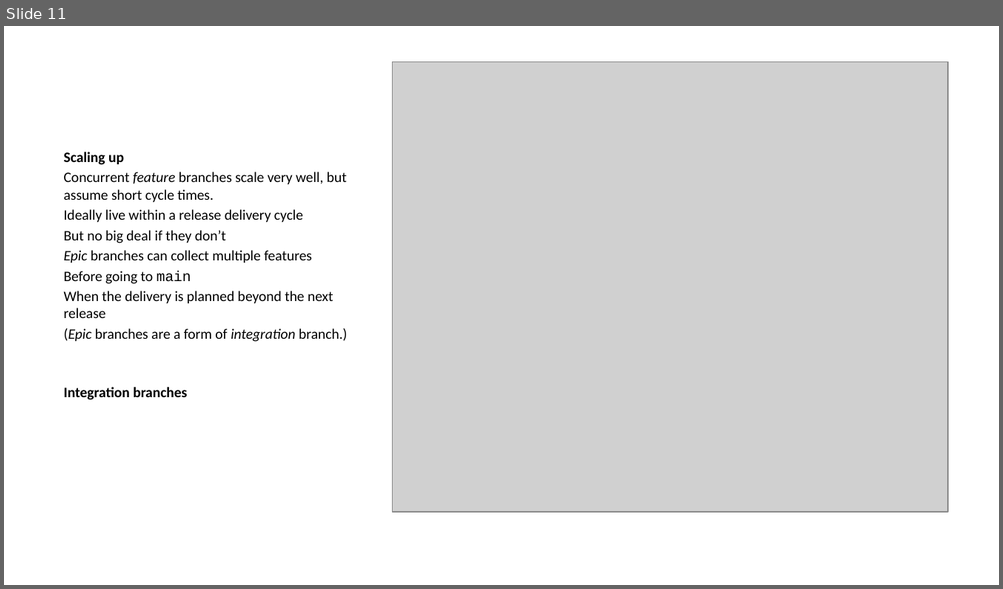
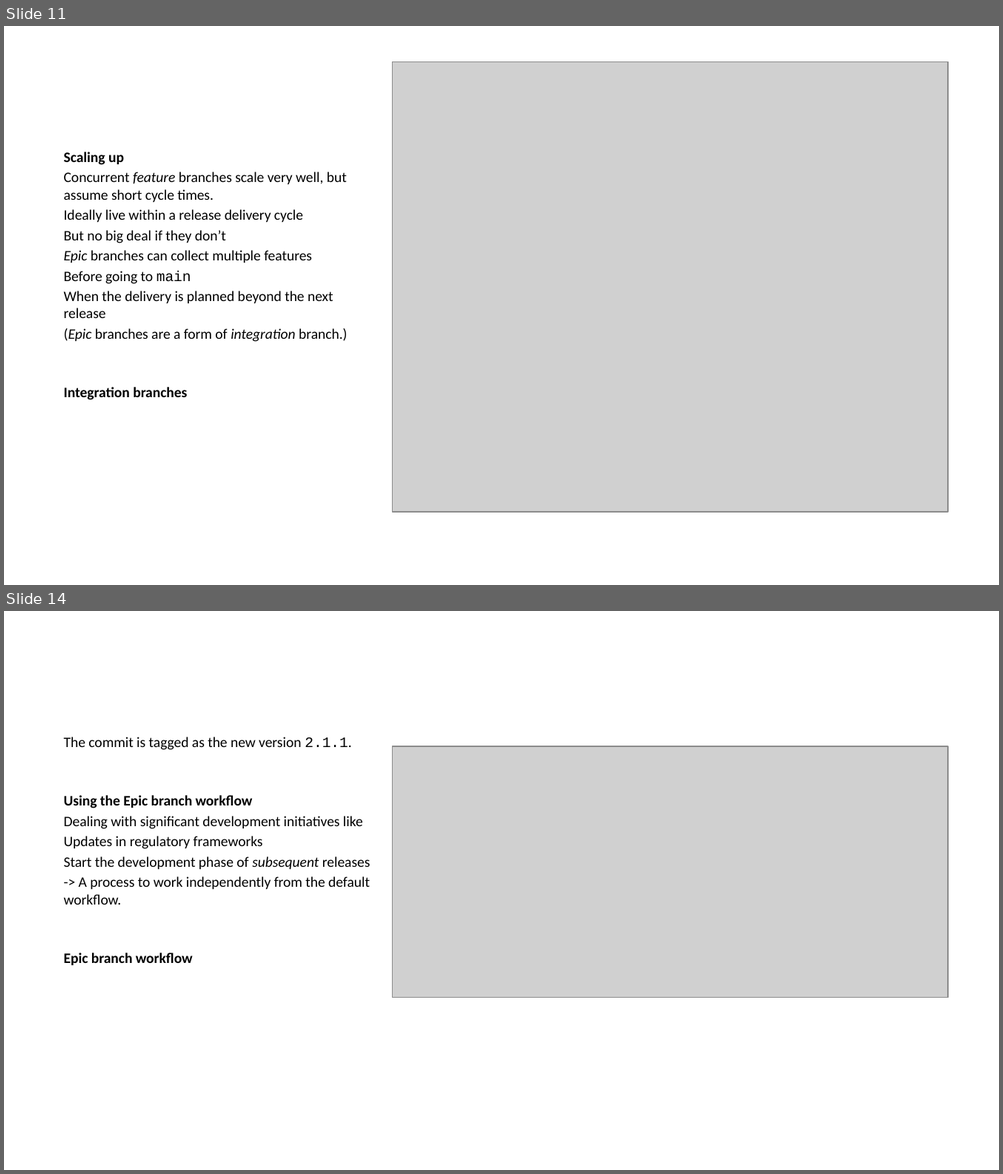
Before and after one commit to ijmitch/ukgse-2024-devops-git, a slide deck: docs/p1.pptx. Shown one above the other, each under a label of ours: slide 11 before the commit, slides 11 and 14 after it; the slides between them are not shown. The pictures are 1003x589 and 1003x1174 pixels, drawn with LibreOffice and Linux fonts; fonts in the diff are those of the drawing; grey boxes stand for pictures. Boxes give left, top, right and bottom in pixels: in the first picture for what was removed or moved away, otherwise in the second. Text is boxed around its words. In the diff, an @@ line names an element or a change of style, - is before the commit and + after.

```diff
--- a/docs/p1.pptx
+++ b/docs/p1.pptx
@@ slide 14 added at (4, 611, 999, 1170), background #FFFFFF @@
@@ text added at (64, 737, 370, 965), 10.5 pt, text #000000 @@
+The commit is tagged as the new version 2.1.1.
+Using the Epic branch workflow
+Dealing with significant development initiatives like
+Updates in regulatory frameworks
+Start the development phase of subsequent releases
+-> A process to work independently from the default workflow.
+Epic branch workflow
@@ picture added at (392, 746, 947, 998) @@
```
Also in this commit, not shown: 4 slides changed, 7 other slides added, 2 slides removed, 3 other files.
